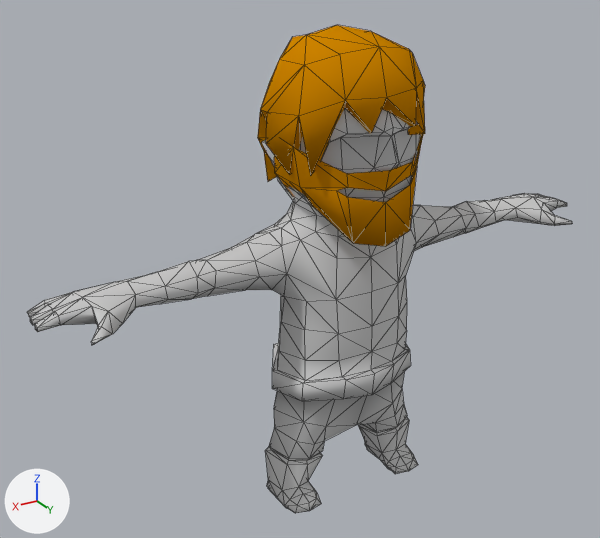
An edit to the Blender file Assets/Resources/Models/Character/Character.blend, drawn before and after from the same camera.
One viewpoint serves both versions: a 50 mm camera at (0.92, 1.4, 1.196) aimed at (0.066, -0.023, 0.484). The lights are fixed; the arrows at lower left show +X, +Y and +Z. Mesh edges are drawn as thin lines.

In view in the first picture: 'NPC_Beard_008', 'NPC_Hair_009', 'NPC_Man_Normal001'.
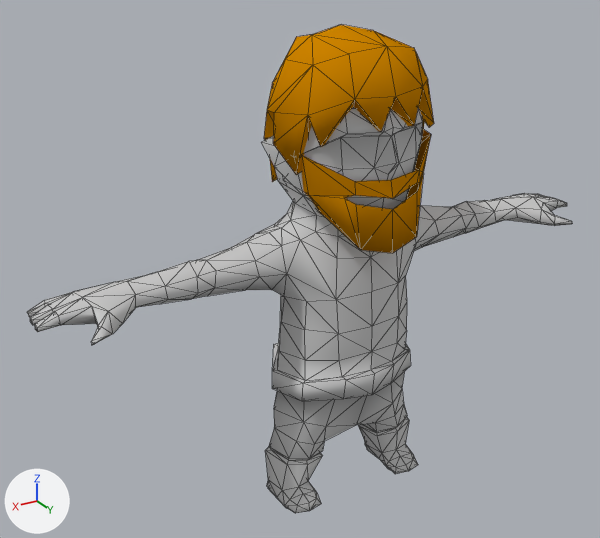
Location of each change, [x1, y1, x2, y2] in pixels of the pictures (600 x 538 px; the box of a moved part takes in the faces that stretch with it):
'NPC_Hair_009', reshaped, moved, turned: before [258, 25, 425, 181]; after [264, 25, 434, 182]
'NPC_Beard_008', moved: before [274, 134, 423, 246]; after [301, 130, 431, 253]
part 1 of me_untitled_004, moved or reshaped: before [382, 82, 425, 135]; after [391, 80, 434, 127]
part 2 of me_untitled_004, moved or reshaped: before [266, 100, 345, 175]; after [274, 100, 355, 175]

Diff of the bpy script that builds the scene:
```diff
--- a/Assets/Resources/Models/Character/Character.blend.py
+++ b/Assets/Resources/Models/Character/Character.blend.py
@@ me_untitled_004 @@
 me_untitled_004.from_pydata(...)  # 75 vertices, 121 faces; spans x -16.4..17.7, y -17.2..15.9, z -16.4..16.6
 # used by ob_npc_hair_009; parent = ob_head_slot; location = (-0.000346, 5.083, 0.229)
-me_untitled_004.vertices[19].co = (-0.2, 14.6, 8.6)  # pixel (425, 133)
-me_untitled_004.vertices[22].co = (1.8, 15.5, 5.6)  # pixel (415, 125)
-me_untitled_004.vertices[54].co = (-0.8, 11.9, 6.8)  # pixel (408, 134)
-me_untitled_004.vertices[57].co = (0.9, 12.7, 4.4)
-me_untitled_004.vertices[31].co = (-6.6, 5.6, -14.8)  # pixel (289, 174)
-me_untitled_004.vertices[38].co = (-5.8, 10.4, -13.3)  # pixel (310, 175)
-me_untitled_004.vertices[67].co = (-5.2, 8.6, -10.7)
+# me_untitled_004 part 1
+me_untitled_004.vertices[19].co = (0.7, 12.6, 10.9)  # pixel (434, 123)
+me_untitled_004.vertices[22].co = (1.8, 15.4, 3.6)  # pixel (414, 125)
+me_untitled_004.vertices[54].co = (-0.1, 12.1, 10.3)  # pixel (429, 127)
+me_untitled_004.vertices[57].co = (0.9, 12.4, -1.4)
+# me_untitled_004 part 2
+me_untitled_004.vertices[31].co = (-6.6, 5.5, -15.1)  # pixel (296, 174)
+me_untitled_004.vertices[38].co = (-0.7, 10.4, -13.3)  # pixel (320, 146)
+me_untitled_004.vertices[67].co = (-0.9, 8.6, -10.7)  # pixel (326, 144)
 me_untitled_004.materials.append(mat_material__70566)
@@ ob_npc_beard_008 @@
 ob_npc_beard_008.parent = ob_head_slot
-ob_npc_beard_008.location = (-1.809, 7.011, 0.0592)
+ob_npc_beard_008.location = (-3.503, 7.011, 1.793)
@@ ob_npc_hair_009 @@
 ob_npc_hair_009.parent = ob_head_slot
-ob_npc_hair_009.location = (-0.000346, 5.083, 0.229)
+ob_npc_hair_009.location = (-0.000354, 5.082, 1.287)
+ob_npc_hair_009.rotation_euler = (0.0496, 0.0, 0.0)  # degrees (2.8, 0, 0)
```
